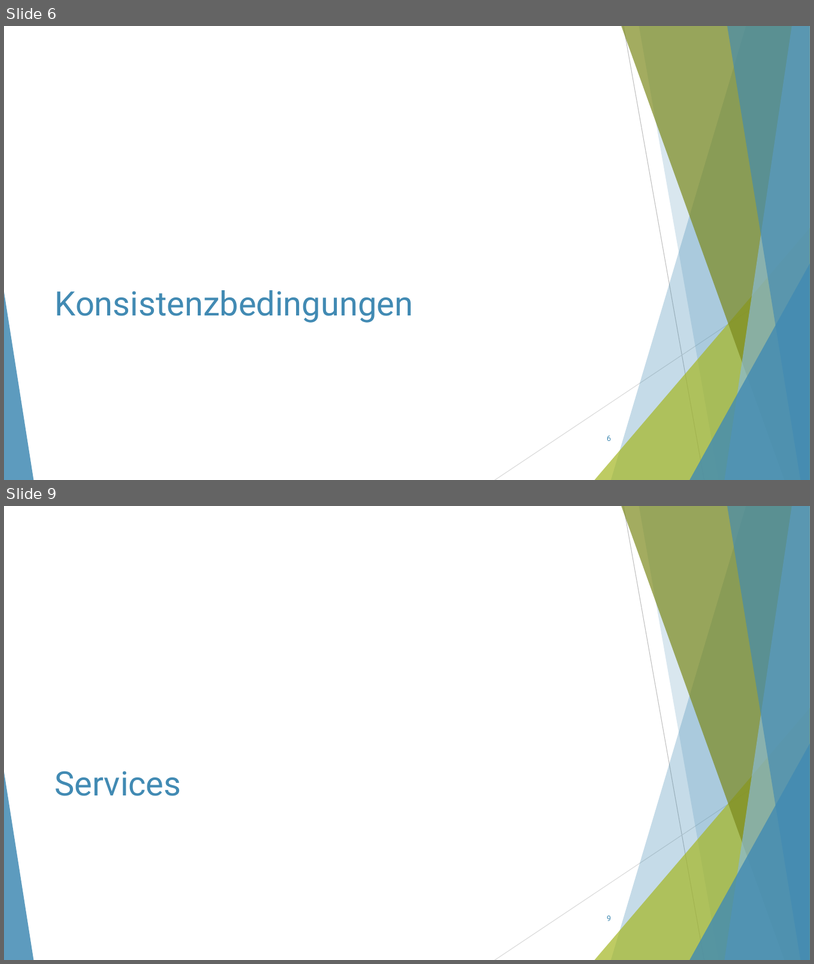
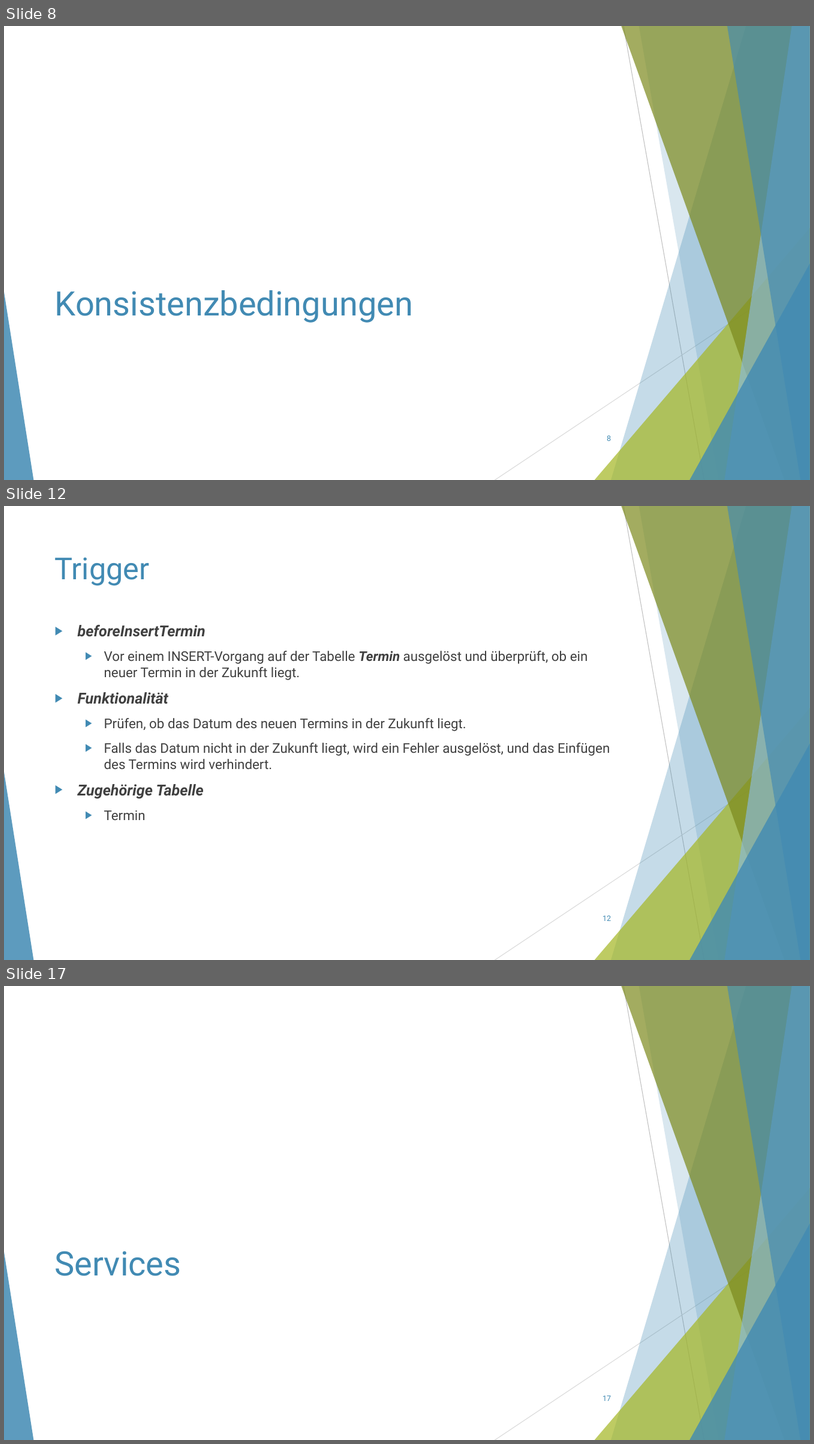
Before and after one commit to ThorbenKonopka/db_WS23_24, a slide deck: Präsentation/Präsentation.pptx. Shown one above the other, each under a label of ours: slides 6 and 9 before the commit, slides 8, 12 and 17 after it; the slides between them are not shown. The pictures are 814x964 and 814x1444 pixels, drawn with LibreOffice and Linux fonts; fonts in the diff are those of the drawing. Boxes give left, top, right and bottom in pixels: in the first picture for what was removed or moved away, otherwise in the second. Text is boxed around its words. In the diff, an @@ line names an element or a change of style, - is before the commit and + after.

```diff
--- a/Präsentation/Präsentation.pptx
+++ b/Präsentation/Präsentation.pptx
@@ slide 12 added at bbox=[4, 506, 810, 960], background #FFFFFF; not listed: 10 template elements that a slide beside it also shows @@
@@ title added at bbox=[55, 557, 150, 586], 36 pt, text #418AB3 @@
+Trigger
@@ text added at bbox=[78, 625, 610, 820], 16 pt, text #404040 @@
+▶ beforeInsertTermin
+  ▶ Vor einem INSERT-Vorgang auf der Tabelle Termin ausgelöst und überprüft, ob ein neuer Termin in der Zukunft liegt.
+▶ Funktionalität
+  ▶ Prüfen, ob das Datum des neuen Termins in der Zukunft liegt.
+  ▶ Falls das Datum nicht in der Zukunft liegt, wird ein Fehler ausgelöst, und das Einfügen des Termins wird verhindert.
+▶ Zugehörige Tabelle
+  ▶ Termin
@@ page number added at bbox=[603, 915, 611, 921], 9 pt, text #418AB3 @@
+12
@@ what was slide 6 is now slide 8 @@
@@ what was slide 9 is now slide 17 @@
@@ page number at bbox=[603, 1395, 611, 1401]: text changed @@
-9
+17
```
Also in this commit, not shown: 7 slides changed, 20 other slides added, 5 slides removed.
